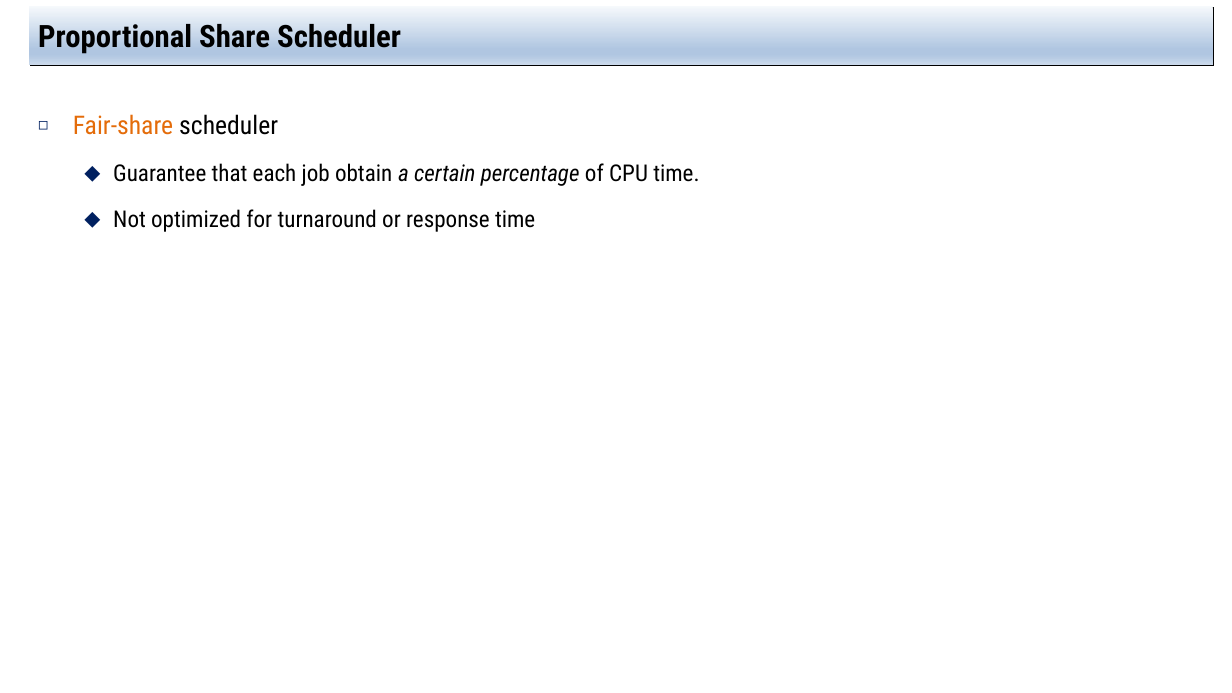
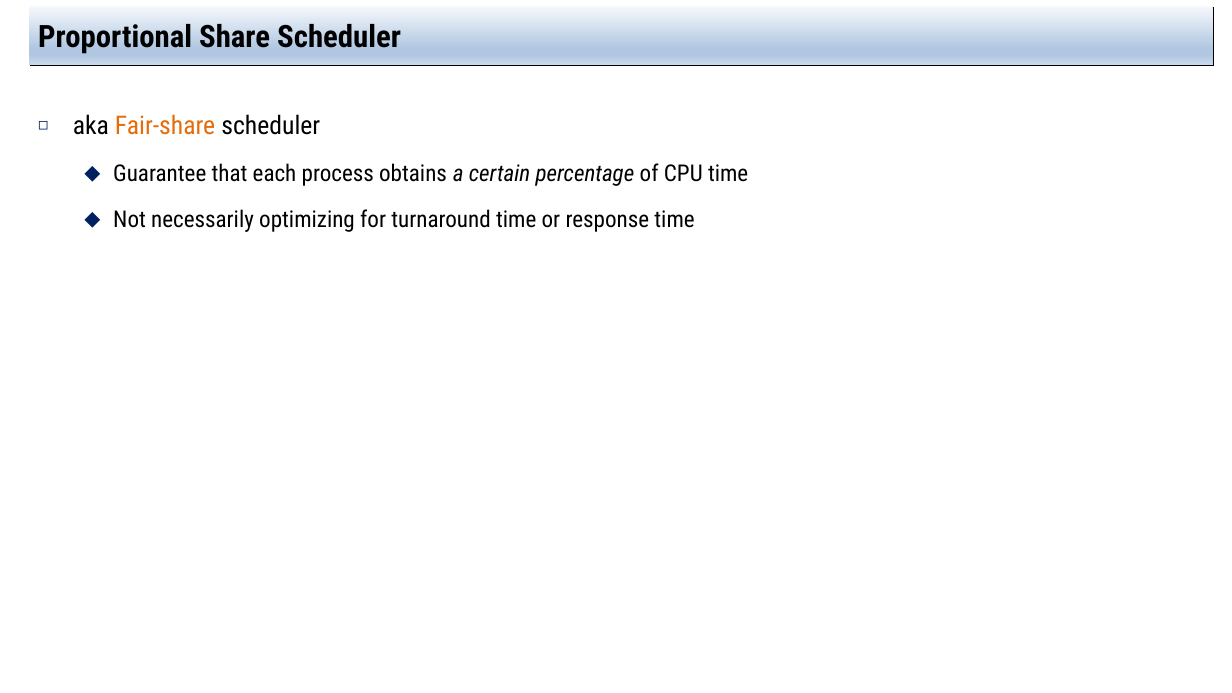
Before and after one commit to jachermocilla/extra-course-materials, a slide deck: slide 5 of cmsc125/ostep/slides/01.Virtualization/09.Scheduling_Proportional_Share.pptx. Drawn at 1232x693 pixels with LibreOffice and Linux fonts; fonts in the diff are those of the drawing. Boxes give left, top, right and bottom in pixels: in the first picture for what was removed or moved away, otherwise in the second. Text is boxed around its words. In the diff, an @@ line names an element or a change of style, - is before the commit and + after.

```diff
--- a/cmsc125/ostep/slides/01.Virtualization/09.Scheduling_Proportional_Share.pptx
+++ b/cmsc125/ostep/slides/01.Virtualization/09.Scheduling_Proportional_Share.pptx
@@ text at bbox=[73, 114, 748, 232]: text changed @@
-◻ Fair-share scheduler
-  ⬥ Guarantee that each job obtain a certain percentage of CPU time.
-  ⬥ Not optimized for turnaround or response time
+◻ aka Fair-share scheduler
+  ⬥ Guarantee that each process obtains a certain percentage of CPU time
+  ⬥ Not necessarily optimizing for turnaround time or response time
```
Also in this commit, not shown: 8 other slides changed, 9 slides added.
